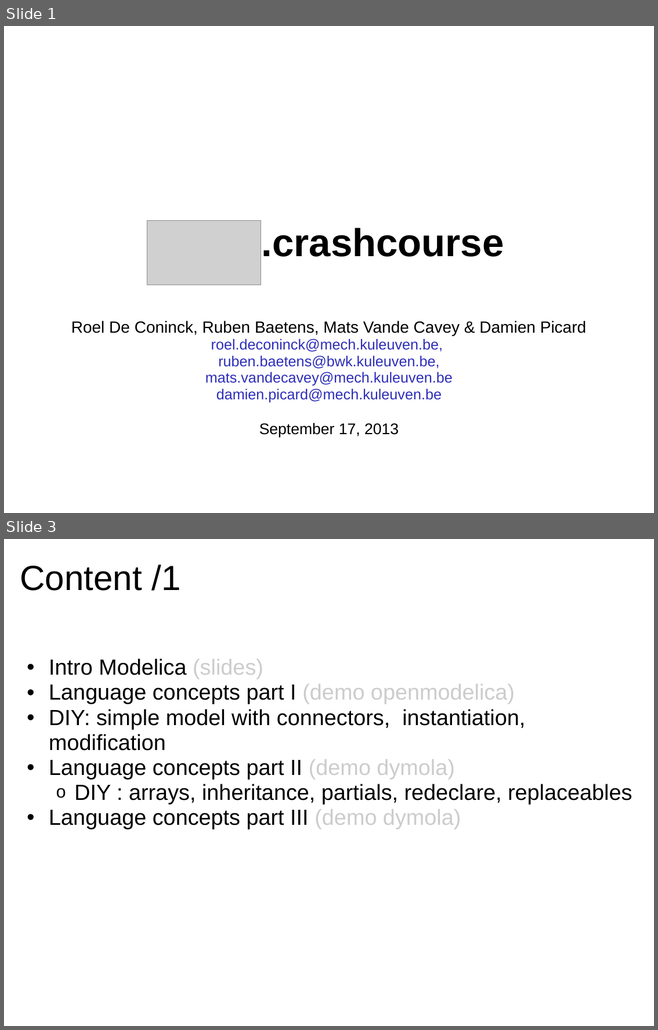
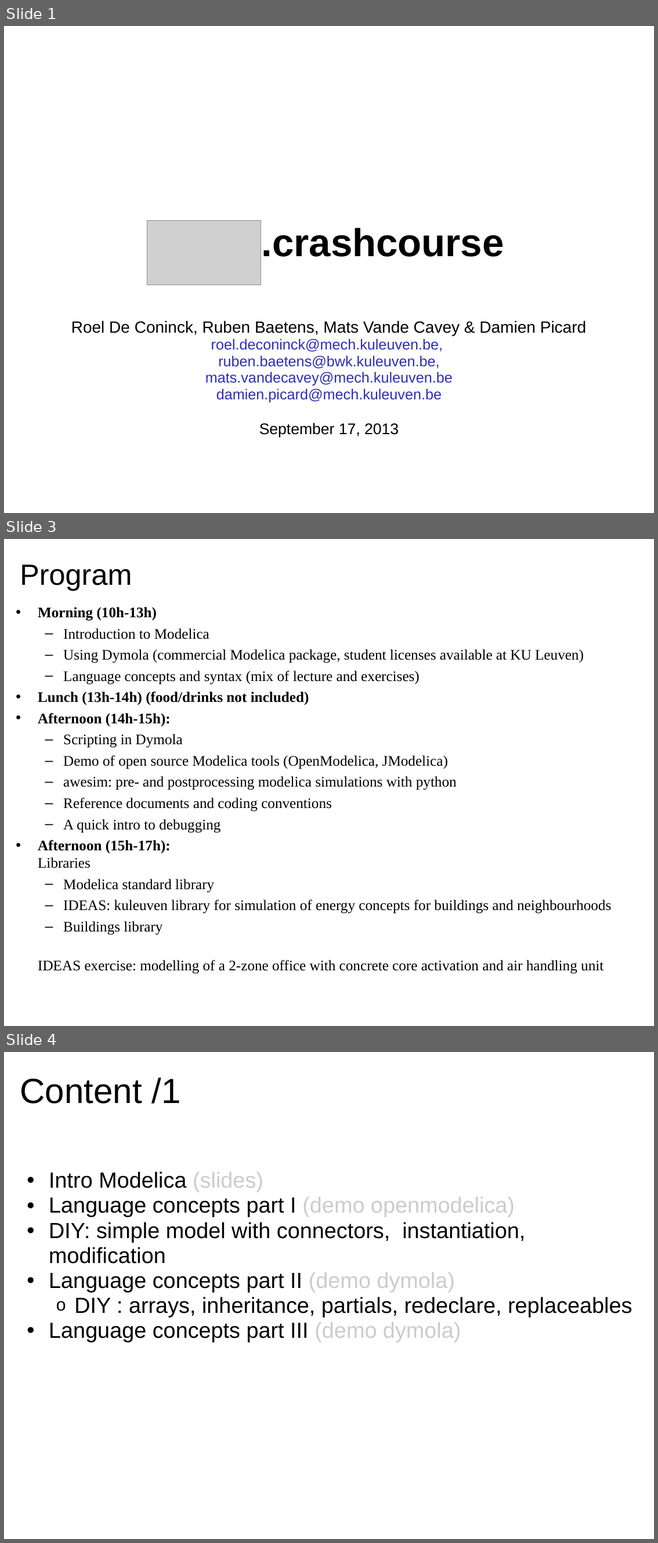
Before and after one commit to open-ideas/__CrashCourse__, a slide deck: Slides/CrashCourse_2012.ppt. Shown one above the other, each under a label of ours: slides 1 and 3 before the commit, slides 1, 3 and 4 after it; the slides between them are not shown. The pictures are 658x1030 and 658x1543 pixels, drawn with LibreOffice and Linux fonts; fonts in the diff are those of the drawing; grey boxes stand for pictures. Boxes give left, top, right and bottom in pixels: in the first picture for what was removed or moved away, otherwise in the second. Text is boxed around its words. In the diff, an @@ line names an element or a change of style, - is before the commit and + after.

```diff
--- a/Slides/CrashCourse_2012.ppt
+++ b/Slides/CrashCourse_2012.ppt
@@ slide 3 added at box(4, 539, 654, 1026), background #FFFFFF @@
@@ title added at box(20, 565, 132, 591), 36 pt, text #000000 @@
+Program
@@ text added at box(38, 607, 611, 974), 18 pt, text #000000 @@
+• Morning (10h-13h)
+  – Introduction to Modelica
+  – Using Dymola (commercial Modelica package, student licenses available at KU Leuven)
+  – Language concepts and syntax (mix of lecture and exercises)
+• Lunch (13h-14h) (food/drinks not included)
+• Afternoon (14h-15h):
+  – Scripting in Dymola
+  – Demo of open source Modelica tools (OpenModelica, JModelica)
+  – awesim: pre- and postprocessing modelica simulations with python
+  – Reference documents and coding conventions
+  – A quick intro to debugging
+• Afternoon (15h-17h):
+  Libraries
+  – Modelica standard library
+  – IDEAS: kuleuven library for simulation of energy concepts for buildings and neighbourhoods
+  – Buildings library
+IDEAS exercise: modelling of a 2-zone office with concrete core activation and air handling unit
@@ what was slide 3 is now slide 4 @@
```
Also in this commit, not shown: 6 slides changed, 6 other slides added, 1 slide removed, 2 other files.
